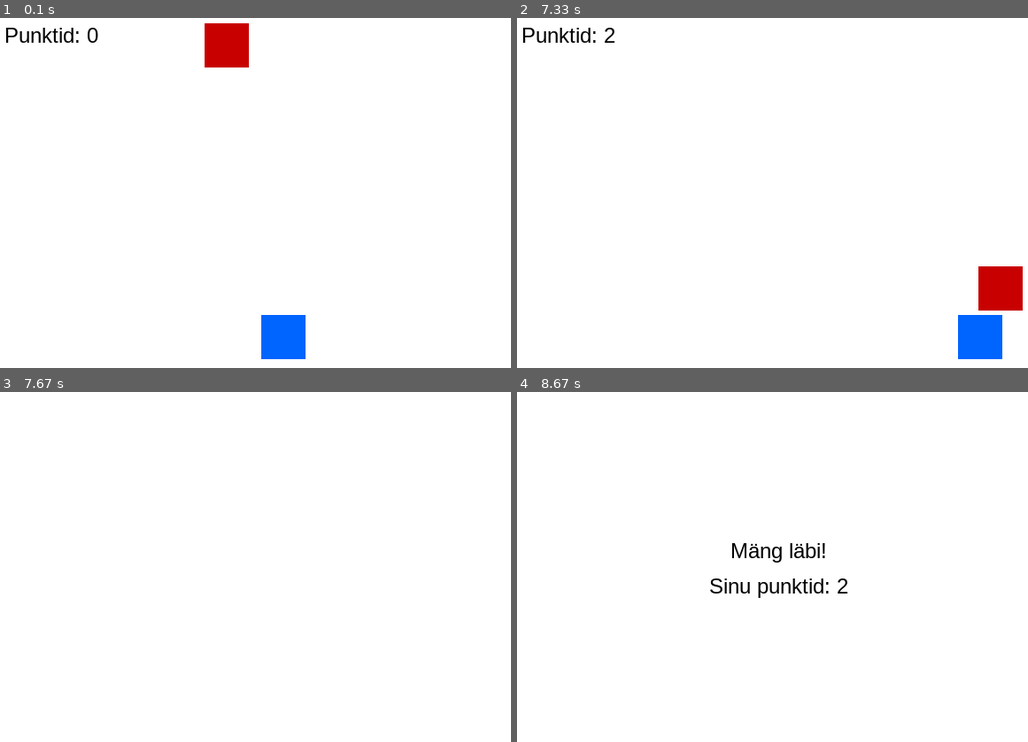
Above: before the commit, frames 1-4 (two rows, left to right).
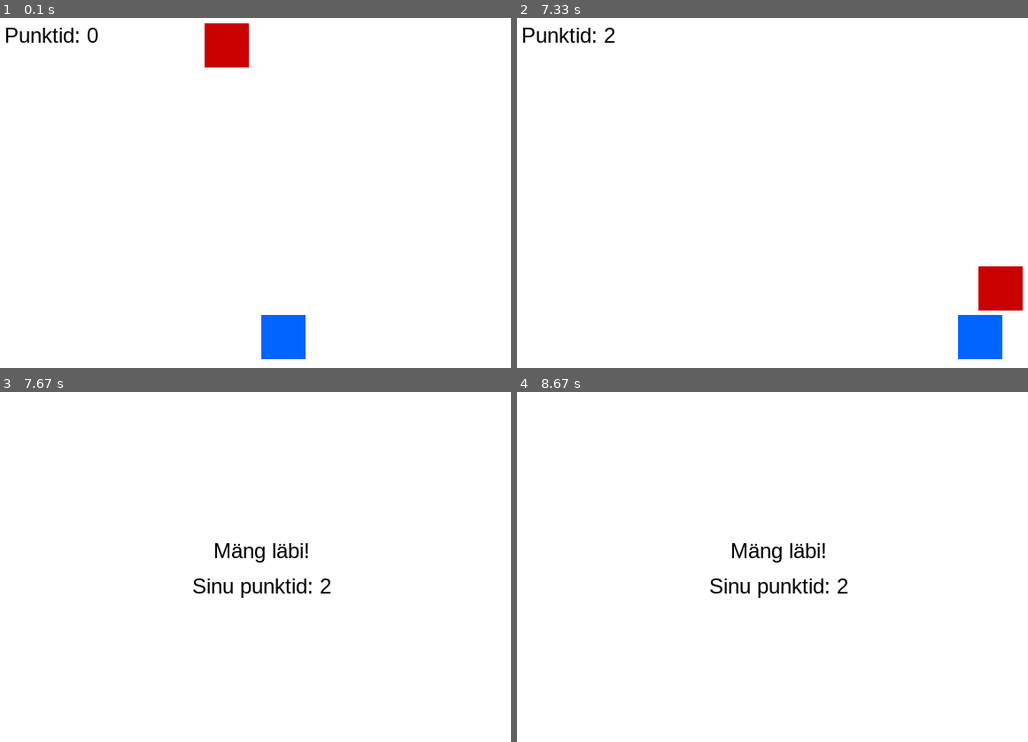
Above: after the commit, the same moments.

Repository: aleksTR1/arvutim-ngu-loomine-Pygame
Game: pygame game, started from Pygame.py
Same seed, same stepped clock (60 frames per second), same inputs: the game is played once before the commit and once after it.
Inputs:
- Up to frame 1 (0.1 s): no input
- Up to frame 2 (7.33 s): hold Right 0.33-0.8 s; hold Right 0.83-1.3 s; hold Left 1.33-1.87 s; hold Left 1.9-2.3 s; hold Right 2.33-2.97 s; hold Left 3-3.47 s; hold Right 3.5-3.97 s; hold Right 4-4.47 s; hold Left 4.5-5.03 s; hold Left 5.07-5.47 s; hold Right 5.5-6.13 s; hold Left 6.17-6.63 s; hold Right 6.67-7.13 s; hold Right from 7.17 s (still down)
- Up to frame 3 (7.67 s): release Right at 7.63 s
- Up to frame 4 (8.67 s): no input

Frames 1-2 are identical in both runs. In frame 3, 0.8% of the frame differs, in the area x 37-65%, y 43-59%; in frame 4, nothing differs.

Commit message:
Pygame.py

Diff:
--- a/Pygame.py
+++ b/Pygame.py
@@ -1,3 +1,4 @@
+
 import pygame
 import random
 
@@ -29,11 +30,6 @@
 # Punktid ja font
 punktid = 0
 font = pygame.font.SysFont("Arial", 24)
-
-# Helid
-kaotus_heli = pygame.mixer.Sound("lose.wav")
-pygame.mixer.music.load("background_music.wav")
-pygame.mixer.music.play(-1)
 
 kell = pygame.time.Clock()
 jookseb = True
@@ -67,9 +63,6 @@
 
         # Kontroll kokkupõrke kohta
         if mängija_ristkülik.colliderect(takistus_ristkülik):
-            pygame.mixer.music.stop()  # Vaigistab taustamuusika
-            kaotus_heli.play()         # Mängib kaotusheli
-            pygame.time.delay(1000)    # Ootab, et heli kostaks
             mäng_läbi = True
 
         # Joonistame mängija ja takistuse
